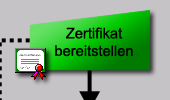
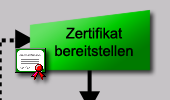
Before/after of a 170 × 100 layered artwork. What changed in the layer stack:
added layer "Ebene 4" above "Objekt 1" over (x1=14, y1=29, x2=31, y2=48)
